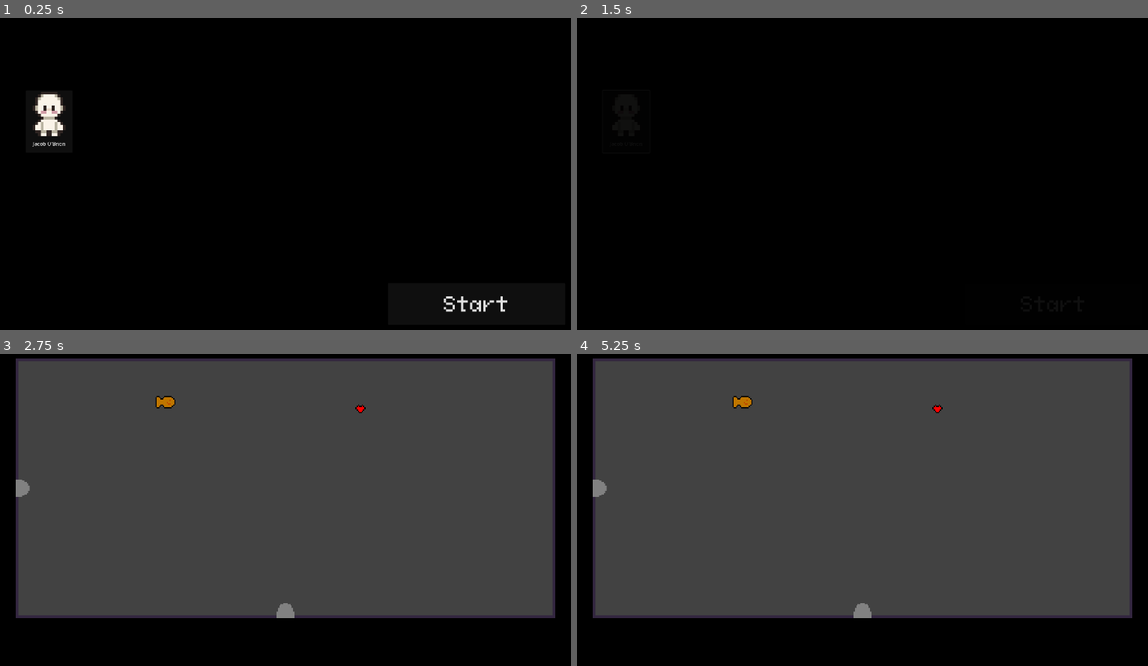
Above: before the commit, frames 1-4 (two rows, left to right).
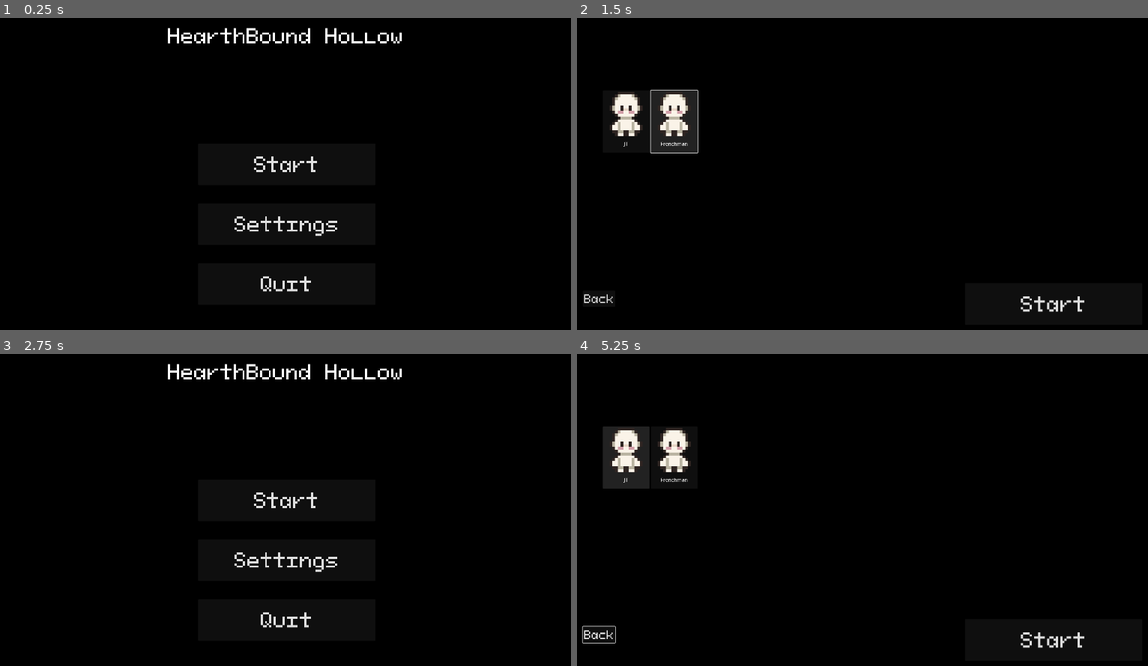
Above: after the commit, the same moments.

Repository: NewPlayer-43507/Hearthbound-Hollow
Game: Godot game, scene res://Scenes/menu.tscn
The game is run twice, just before and just after one commit, with the same random seed, the same clock (stepped at 60 frames per second) and the same inputs.
Inputs (mouse positions are in pixels of both pictures, inside the frame that each line leads up to):
- Up to frame 1 (0.25 s): no input
- Up to frame 2 (1.5 s): click "Start" at 0.5 s; click "Jacob O'Brien" (after the commit: "Frenchman") at 1.25 s
- Up to frame 3 (2.75 s): click (22, 634) at 2 s, where only the run after the commit has a clickable "Back"
- Up to frame 4 (5.25 s): click (862, 500) at 2.75 s, where only the run after the commit has a clickable "Start"; click (628, 456) at 3.5 s, where only the run after the commit has a clickable "JT"; tap Enter at 4.25 s; hold Right (AttackRight) 4.28-5.03 s; tap Shift (Interact) at 4.35, 5.1 s; tap Space at 5 s; hold Down (AttackDown) from 5.03 s (still down)

The runs differ from the first frame. In frame 1, 2.2% of the frame differs, in the area x 5-89%, y 3-95%; in frame 2, 2.7%; in frame 3, 79%; in frame 4, 79%, in the area x 0-98%, y 1-95%.
Error before the commit: Invalid access to property or key 'Spritesheet' on a base object of type 'Nil'. (res://Scripts/Player/player.gd:34)

Commit message:
Fixed Resources
Fixed Enemy resource/Scene to Custom Scripts
Changed Active Item to include Projectile Speed

Diff:
--- /dev/null
+++ b/Resources/ActiveItems/BassMallets.tres
@@ -0,0 +1,9 @@
+[gd_resource type="Resource" script_class="ActiveItem" load_steps=2 format=3 uid="uid://db22uqrx3nryd"]
+
+[ext_resource type="Script" uid="uid://d8qtxcusuxhy" path="res://Scripts/ActiveItems.gd" id="2_6sslc"]
+
+[resource]
+script = ExtResource("2_6sslc")
+Name = "Bass Mallets"
+Description = "BOOM BOOM BOOM"
+metadata/_custom_type_script = "uid://d8qtxcusuxhy"
--- a/Resources/ActiveItems/Drumsticks.tres
+++ b/Resources/ActiveItems/Drumsticks.tres
@@ -1,7 +1,7 @@
 [gd_resource type="Resource" script_class="ActiveItem" load_steps=3 format=3 uid="uid://dofd8wbtxrjqb"]
 
 [ext_resource type="Texture2D" uid="uid://crj75qkj4dn4k" path="res://Sprite/Projectiles/Drumstick.png" id="1_loaa3"]
-[ext_resource type="Script" uid="uid://d8qtxcusuxhy" path="res://Resources/ActiveItems/ActiveItems.gd" id="1_ws6dr"]
+[ext_resource type="Script" uid="uid://d8qtxcusuxhy" path="res://Scripts/ActiveItems.gd" id="1_ws6dr"]
 
 [resource]
 script = ExtResource("1_ws6dr")
--- a/Resources/Characters/Main/JT.tres
+++ b/Resources/Characters/Main/JT.tres
@@ -1,12 +1,12 @@
 [gd_resource type="Resource" script_class="Character" load_steps=5 format=3 uid="uid://b5slp61f387gg"]
 
-[ext_resource type="Script" uid="uid://q7e4lhvfpbb1" path="res://Resources/Characters/CharacterResource.gd" id="1_6l0ko"]
 [ext_resource type="Resource" uid="uid://dofd8wbtxrjqb" path="res://Resources/ActiveItems/Drumsticks.tres" id="1_h5bbw"]
 [ext_resource type="Texture2D" uid="uid://f08t34gg4vh3" path="res://Sprite/CharacterTemplate/Template-Sprite.png" id="2_lb5qa"]
 [ext_resource type="SpriteFrames" uid="uid://c51ei81sgxdu6" path="res://Sprite/CharacterTemplate/Template-SpriteSheet.tres" id="3_kam44"]
+[ext_resource type="Script" uid="uid://q7e4lhvfpbb1" path="res://Scripts/CharacterResource.gd" id="4_kam44"]
 
 [resource]
-script = ExtResource("1_6l0ko")
+script = ExtResource("4_kam44")
 Name = "Jacob O'Brien"
 Alias = "JT"
 Age = 16
--- /dev/null
+++ b/Resources/Characters/Main/Mason.tres
@@ -0,0 +1,19 @@
+[gd_resource type="Resource" script_class="Character" load_steps=4 format=3 uid="uid://b807cd1hxajfg"]
+
+[ext_resource type="Texture2D" uid="uid://f08t34gg4vh3" path="res://Sprite/CharacterTemplate/Template-Sprite.png" id="1_itlpw"]
+[ext_resource type="SpriteFrames" uid="uid://c51ei81sgxdu6" path="res://Sprite/CharacterTemplate/Template-SpriteSheet.tres" id="2_3504u"]
+[ext_resource type="Script" uid="uid://q7e4lhvfpbb1" path="res://Scripts/CharacterResource.gd" id="3_mvrlp"]
+
+[resource]
+script = ExtResource("3_mvrlp")
+Name = "Mason Mack"
+Alias = "Frenchman"
+Age = 16
+Description = "A man who has very good ideals, loves to bake, and band. Also Called MCM(Main Character Mason), we love him(shakes head side to side)"
+ResistToKnockback = 3
+Strength = 6
+ProjSpeed = 1.2
+Quotes = Array[String](["Damnit…", "...Pax…Aeterna…"])
+Sprite = ExtResource("1_itlpw")
+Spritesheet = ExtResource("2_3504u")
+metadata/_custom_type_script = "uid://q7e4lhvfpbb1"
--- a/Resources/Enemies/Normal/Runner.tres
+++ b/Resources/Enemies/Normal/Runner.tres
@@ -1,10 +1,12 @@
-[gd_resource type="Resource" script_class="Enemy" load_steps=3 format=3 uid="uid://bjulqkgbxainq"]
+[gd_resource type="Resource" script_class="Enemy" load_steps=4 format=3 uid="uid://bjulqkgbxainq"]
 
 [ext_resource type="SpriteFrames" uid="uid://claiuhevsc7cb" path="res://Sprite/Enemy/SpriteFrames/Runner.tres" id="1_ag41c"]
-[ext_resource type="Script" uid="uid://ch8227gk3v0ot" path="res://Resources/Enemies/Enemy.gd" id="1_hgmc5"]
+[ext_resource type="Script" uid="uid://ch8227gk3v0ot" path="res://Scripts/Enemy.gd" id="1_hgmc5"]
+[ext_resource type="Script" uid="uid://b17xt5s3kd3df" path="res://Scripts/Enemy/EnemyTEMPLATE.gd" id="1_tjjvk"]
 
 [resource]
 script = ExtResource("1_hgmc5")
 Name = "Runner"
 SpriteSheet = ExtResource("1_ag41c")
+CustomScript = ExtResource("1_tjjvk")
 metadata/_custom_type_script = "uid://ch8227gk3v0ot"
--- a/Resources/PassiveItems/BrokenGoldfish.tres
+++ b/Resources/PassiveItems/BrokenGoldfish.tres
@@ -1,7 +1,7 @@
 [gd_resource type="Resource" script_class="PassiveItem" load_steps=3 format=3 uid="uid://cpy714i12e1ux"]
 
 [ext_resource type="Texture2D" uid="uid://ck6hyxcagdevw" path="res://Sprite/Items/PassiveItems/BrokenGoldfish.png" id="1_plbgb"]
-[ext_resource type="Script" uid="uid://b4b23sbr5gsok" path="res://Resources/PassiveItems/PassiveItem.gd" id="1_s7wvh"]
+[ext_resource type="Script" uid="uid://b4b23sbr5gsok" path="res://Scripts/PassiveItem.gd" id="1_s7wvh"]
 
 [resource]
 script = ExtResource("1_s7wvh")
--- a/Resources/SingleUse/SingleHeart.tres
+++ b/Resources/SingleUse/SingleHeart.tres
@@ -1,6 +1,6 @@
 [gd_resource type="Resource" script_class="SingleUse" load_steps=3 format=3 uid="uid://dhbyo6pn1md66"]
 
-[ext_resource type="Script" uid="uid://d0qhl4sc7qeg" path="res://Resources/SingleUse/Singleuse.gd" id="1_ke6n4"]
+[ext_resource type="Script" uid="uid://d0qhl4sc7qeg" path="res://Scripts/Singleuse.gd" id="1_ke6n4"]
 [ext_resource type="Texture2D" uid="uid://b8sago6x6ceba" path="res://Sprite/Items/SingleUse/SingleHeart.png" id="1_mjo5o"]
 
 [resource]
--- a/Scenes/enemy.tscn
+++ b/Scenes/enemy.tscn
@@ -1,6 +1,6 @@
 [gd_scene load_steps=4 format=3 uid="uid://ciyyksn3ynbfa"]
 
-[ext_resource type="Script" uid="uid://dt2ybkidh52o0" path="res://Scripts/Enemy/enemy.gd" id="1_inxi6"]
+[ext_resource type="Script" uid="uid://b17xt5s3kd3df" path="res://Scripts/Enemy/EnemyTEMPLATE.gd" id="1_hghv2"]
 
 [sub_resource type="RectangleShape2D" id="RectangleShape2D_mshec"]
 size = Vector2(12, 16)
@@ -10,7 +10,7 @@
 
 [node name="Enemy" type="CharacterBody2D" groups=["Enemy"]]
 motion_mode = 1
-script = ExtResource("1_inxi6")
+script = ExtResource("1_hghv2")
 
 [node name="CollisionShape2D" type="CollisionShape2D" parent="."]
 shape = SubResource("RectangleShape2D_mshec")
@@ -22,4 +22,8 @@
 [node name="CollisionShape2D" type="CollisionShape2D" parent="Hitbox"]
 shape = SubResource("RectangleShape2D_hghv2")
 
-[connection signal="body_entered" from="Hitbox" to="." method="_on_hitbox_body_entered"]
+[node name="NavigationAgent2D" type="NavigationAgent2D" parent="."]
+target_desired_distance = 16.0
+navigation_layers = 1025
+avoidance_enabled = true
+radius = 17.0
--- a/Scenes/menu.tscn
+++ b/Scenes/menu.tscn
@@ -19,7 +19,6 @@
 script = ExtResource("1_xhh6f")
 
 [node name="Main Menu" type="Control" parent="."]
-visible = false
 anchors_preset = 0
 offset_right = 40.0
 offset_bottom = 40.0
@@ -81,6 +80,7 @@
 text = "Back"
 
 [node name="CharacterSelect" type="Control" parent="."]
+visible = false
 anchors_preset = 0
 offset_right = 1040.0
 offset_bottom = 248.0
@@ -91,7 +91,6 @@
 offset_top = 122.0
 offset_right = 1792.0
 offset_bottom = 634.0
-metadata/Res = null
 
 [node name="Start" type="Button" parent="CharacterSelect"]
 layout_mode = 0
@@ -102,6 +101,16 @@
 theme_override_fonts/font = ExtResource("2_cayip")
 theme_override_font_sizes/font_size = 63
 text = "Start"
+
+[node name="Back" type="Button" parent="CharacterSelect"]
+layout_mode = 0
+offset_left = 64.0
+offset_top = 920.0
+offset_right = 144.0
+offset_bottom = 961.0
+theme_override_fonts/font = ExtResource("2_cayip")
+theme_override_font_sizes/font_size = 36
+text = "Back"
 
 [node name="Between" type="Sprite2D" parent="."]
 modulate = Color(1, 1, 1, 0)
@@ -114,3 +123,4 @@
 [connection signal="pressed" from="Main Menu/Quit" to="." method="_on_quit_pressed"]
 [connection signal="pressed" from="Settings/Back" to="." method="_on_back_pressed"]
 [connection signal="pressed" from="CharacterSelect/Start" to="." method="_on_charcter_start_pressed"]
+[connection signal="pressed" from="CharacterSelect/Back" to="." method="_on_character_back_pressed"]
--- a/Resources/ActiveItems/ActiveItems.gd
+++ b/Scripts/ActiveItems.gd
@@ -5,6 +5,7 @@
 @export var Name:String = "NA"
 @export var Description:String = "NA"
 @export var Damage:int = 1
+@export var ProjectileSpeed:float = 1.4
 
 @export_category("Charge")
 @export var Chargable:bool = false
--- a/Resources/Enemies/Enemy.gd
+++ b/Scripts/Enemy.gd
@@ -9,3 +9,6 @@
 
 @export_category("Sprite")
 @export var SpriteSheet:SpriteFrames
+
+@export_category("Script")
+@export var CustomScript:GDScript
--- /dev/null
+++ b/Scripts/Enemy/EnemyTEMPLATE.gd
@@ -0,0 +1,67 @@
+extends CharacterBody2D
+
+var EnemyRes:Enemy
+
+@onready var Anim = $AnimatedSprite2D
+
+var CurrentPlayer
+var Lastdir:Vector2 = Vector2(1,0)
+
+#REQUIRED
+var health:int = 1
+signal Death
+
+func _ready() -> void:
+	Anim.sprite_frames = EnemyRes.SpriteSheet
+	health = EnemyRes.Health
+	$Hitbox.body_entered.connect(_on_hitbox_body_entered)
+
+func _physics_process(delta: float) -> void:
+	var DistanceToPlayer = 1000000
+	for i in GeneralGlobals.Players:
+		var dis = global_position.distance_to(i.Body.global_position)
+		if dis < DistanceToPlayer:
+			DistanceToPlayer = dis
+			CurrentPlayer = i
+	if CurrentPlayer == null:
+		return
+	$NavigationAgent2D.target_position = CurrentPlayer.Body.global_position
+	velocity = $NavigationAgent2D.get_next_path_position() - global_position
+	velocity = velocity.normalized() * delta * 580 * EnemyRes.Speed
+	move_and_slide()
+
+#Animation
+	if velocity.x != 0:
+		Anim.play("right_walk")
+		if velocity.x > 0:
+			Anim.flip_h = false
+			Lastdir = Vector2(1,0)
+		elif velocity.x < 0:
+			Anim.flip_h = true
+			Lastdir = Vector2(-1,0)
+	elif velocity.y != 0:
+		if velocity.y > 0:
+			Anim.play("down_walk")
+			Lastdir = Vector2(0,1)
+		elif velocity.y < 0:
+			Anim.play("up_walk")
+			Lastdir = Vector2(0,-1)
+	else:
+		if Lastdir.x != 0:
+			Anim.play("right_idle")
+		if Lastdir == Vector2(0,1):
+			Anim.play("down_idle")
+		if Lastdir == Vector2(0,-1):
+			Anim.play("up_idle")
+
+# REQUIRED
+func Damage(amt):
+	health -= amt
+	if health <= 0:
+		Death.emit()
+		queue_free()
+
+
+func _on_hitbox_body_entered(body: Node2D) -> void:
+	if body.is_in_group("Player"):
+		body.Damage(EnemyRes.Damage)
--- a/Scripts/Enemy/Spawning.gd
+++ b/Scripts/Enemy/Spawning.gd
@@ -10,6 +10,7 @@
 	for i in enemyamt:
 		var e = EnemyNode.instantiate()
 		e.EnemyRes = load(EnemyResources.pick_random())
+		e.set_script(e.EnemyRes.CustomScript)
 		var SpawnPosition = Spawnpoints.pick_random()
 		Spawnpoints.erase(SpawnPosition)
 		e.global_position = SpawnPosition
--- a/Scripts/Enemy/enemy.gd
+++ b/Scripts/Enemy/enemy.gd
@@ -23,7 +23,8 @@
 			CurrentPlayer = i
 	if CurrentPlayer == null:
 		return
-	velocity = CurrentPlayer.Body.global_position - global_position
+	$NavigationAgent2D.target_position = CurrentPlayer.Body.global_position
+	velocity = $NavigationAgent2D.get_next_path_position() - global_position
 	velocity = velocity.normalized() * delta * 580 * EnemyRes.Speed
 	move_and_slide()
 
--- a/Scripts/Globals/Menu.gd
+++ b/Scripts/Globals/Menu.gd
@@ -19,7 +19,7 @@
 				var P = PlayerScenes.instantiate()
 				P.pressed.connect(Selection.bind(res))
 				P.icon = res.Sprite
-				P.text = res.Name
+				P.text = res.Alias
 				$CharacterSelect/Players.add_child(P)
 
 func Selection(Res):
@@ -61,3 +61,8 @@
 
 func _on_charcter_start_pressed() -> void:
 	Start()
+
+
+func _on_character_back_pressed() -> void:
+	Main.show()
+	$CharacterSelect.hide()
--- a/Scripts/Items/projectile.gd
+++ b/Scripts/Items/projectile.gd
@@ -26,7 +26,7 @@
 func _on_body_entered(body: Node2D) -> void:
 	if body.is_in_group("Player") and PlayerProj:
 		return
-	if body.is_in_group("Enemy"):
+	if body.is_in_group("Enemy") and !PlayerProj:
 		body.Damage(Damage)
 	queue_free()
 
--- a/Scripts/Player/Playerbody.gd
+++ b/Scripts/Player/Playerbody.gd
@@ -7,7 +7,7 @@
 func _physics_process(delta: float) -> void:
 # Movement
 	velocity = Vector2(Input.get_axis("Left","Right"), Input.get_axis("Up", "Down"))
-	velocity = velocity.normalized() * delta * 600 * get_parent().Speed
+	velocity = velocity.normalized() * delta * 620 * get_parent().Speed
 	move_and_slide()
 
 	if velocity.x != 0:
Renamed: Resources/ActiveItems/ActiveItems.gd.uid -> Scripts/ActiveItems.gd.uid
Renamed: Resources/Characters/CharacterResource.gd -> Scripts/CharacterResource.gd
Renamed: Resources/Characters/CharacterResource.gd.uid -> Scripts/CharacterResource.gd.uid
Renamed: Resources/Enemies/Enemy.gd.uid -> Scripts/Enemy.gd.uid
Not shown, added: Scripts/Enemy/EnemyTEMPLATE.gd.uid
Renamed: Resources/PassiveItems/PassiveItem.gd -> Scripts/PassiveItem.gd
Renamed: Resources/PassiveItems/PassiveItem.gd.uid -> Scripts/PassiveItem.gd.uid
Renamed: Resources/SingleUse/Singleuse.gd -> Scripts/Singleuse.gd
Renamed: Resources/SingleUse/Singleuse.gd.uid -> Scripts/Singleuse.gd.uid
